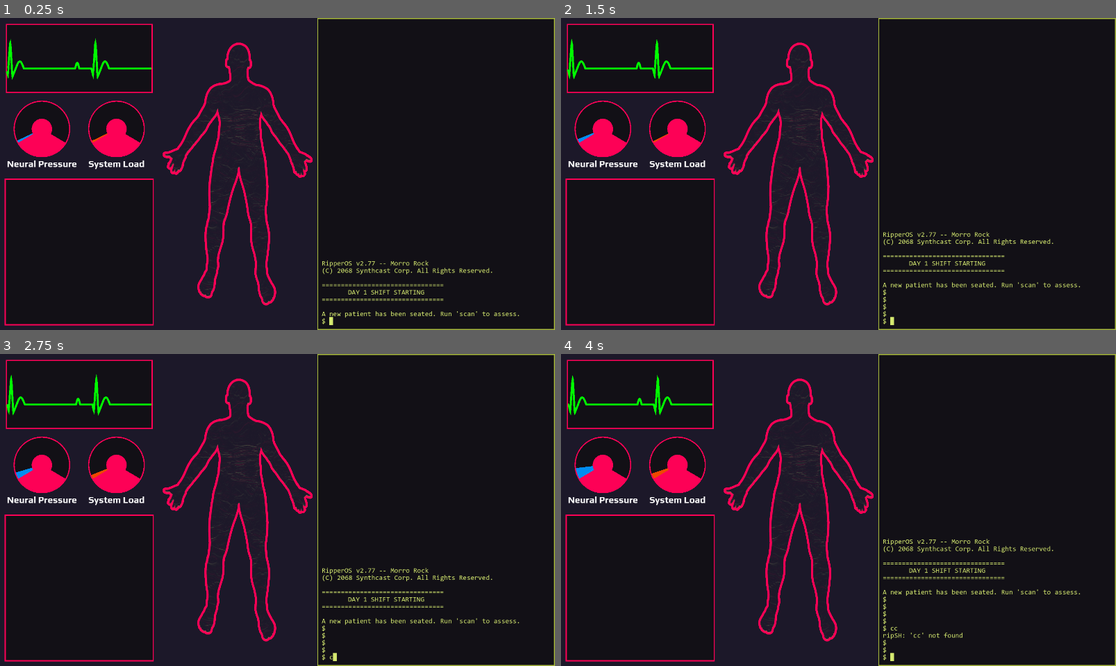
Above: before the commit, frames 1-4 (two rows, left to right).
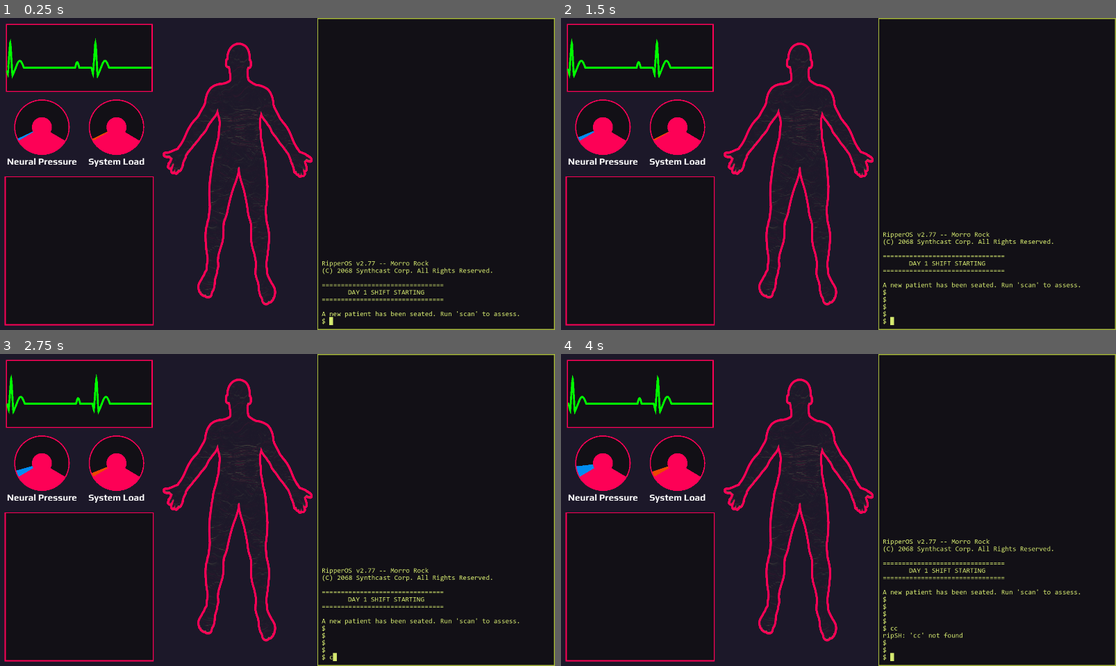
Above: after the commit, the same moments.

Repository: aaronrjackson/ripperdoc
Game: Godot game, scene res://main.tscn
Two runs of this game, one before a commit and one after it. Both use one fixed random seed, a clock stepped at 60 frames per second and the inputs below.
Inputs:
- Up to frame 1 (0.25 s): no input
- Up to frame 2 (1.5 s): tap Enter at 0.5, 0.6 s; hold Right 0.53-1.28 s; tap Keypad Enter at 0.8, 1.35 s; hold Down from 1.28 s (still down)
- Up to frame 3 (2.75 s): tap Backspace at 1.55, 2.1 s; release Down at 2.03 s; hold Right from 2.03 s (still down); tap C at 2.3 s
- Up to frame 4 (4 s): release Right at 2.78 s; hold Up 2.78-3.53 s; tap C at 2.85 s; tap Enter at 3.05, 3.6 s; hold Left from 3.53 s (still down); tap Keypad Enter at 3.8 s

The runs differ from the first frame. In frame 1, 1.5% of the frame differs, in the area x 0-28%, y 6-52%; in frame 2, 1.5%; in frame 3, 1.5%; in frame 4, 1.5%.

Commit message:
progression, shop, currency

Diff:
--- a/game_manager.gd
+++ b/game_manager.gd
@@ -9,6 +9,8 @@
 signal vfib_started
 signal vfib_resolved
 signal day_advanced(new_day: int)
+signal game_over
+signal next_patient_incoming
 
 var roster: CharacterRoster
 var current_character: Character = null
@@ -27,8 +29,11 @@
 var quarantine_limit: int = 3
 
 var system_load: float = 0.0
+var keypress_load_cost: float = 0.001
+var backspace_load_cost: float = 0.005
 var neural_pressure: float = 0.0
 var pressure_rate: float
+var pressure_rate_multiplier: float = 1.0 # modified by pressure_dampener purchases
 var in_vfib: bool = false
 var vfib_mistakes: int = 0
 var vfib_correct_pid: int = -1
@@ -39,6 +44,14 @@
 var current_day: int = 1
 var patients_today: int = 0
 var patients_per_day: int = 5
+
+var currency: int = 0
+var deaths_today: int = 0
+var patients_helped: int = 0
+var patients_killed: int = 0
+var is_between_days: bool = false
+
+var shop_purchases: Dictionary = {}
 
 var nodes: Array = []
 
@@ -109,6 +122,7 @@
 	load_character(_generate_character())
 
 func load_character(character: Character) -> void:
+	is_between_days = false
 	current_character = character
 	installed_drivers.clear()
 	reset_vitals()
@@ -118,10 +132,17 @@
 
 func _on_character_dismissed() -> void:
 	patients_today += 1
+	patients_helped += 1
+
 	if patients_today >= _get_patients_per_day():
 		patients_today = 0
+		deaths_today = 0
+		is_between_days = true
 		current_day += 1
 		day_advanced.emit(current_day)
+	else:
+		next_patient_incoming.emit()
+		next_character()
 
 func _generate_character() -> Character:
 	var c = Character.new()
@@ -178,21 +199,49 @@
 		driver_to_install.append(entry.driver)
 		assigned += 1
 
-func dismiss_character() -> void:
+func dismiss_character(emit: bool = true) -> void:
 	current_character = null
 	installed_drivers.clear()
 	system_load = 0.0
 	neural_pressure = 0.0
 	vitals_changed.emit(0.0, 0.0)
-	character_dismissed.emit()
+	if emit:
+		character_dismissed.emit()
+
+func earn_dismiss_currency(force: bool) -> int:
+	var drivers_done = installed_drivers.size()
+	var earned: int
+	if force:
+		# partial credit: 10¥ per completed driver
+		earned = drivers_done * 10
+	else:
+		# full pay: 100¥ base + 50¥ per driver
+		earned = 100 + drivers_done * 50
+	currency += earned
+	return earned
 
 func _kill_character() -> void:
 	if is_dead:
 		return
 	is_dead = true
-	character_died.emit() # emit BEFORE dismiss so terminal can still read the name
-	dismiss_character()
-	next_character(DEATH_SEQUENCE_DURATION)
+	patients_killed += 1
+	deaths_today += 1
+	currency = max(0, currency - 200)
+	character_died.emit()
+	if deaths_today >= 2:
+		game_over.emit()
+		return
+	dismiss_character(false)
+	patients_today += 1
+	if patients_today >= _get_patients_per_day():
+		patients_today = 0
+		deaths_today = 0
+		is_between_days = true
+		current_day += 1
+		day_advanced.emit(current_day)
+	else:
+		next_patient_incoming.emit()
+		next_character(DEATH_SEQUENCE_DURATION)
 
 func _pick_drivers(ware: Cyberware) -> Array[Driver]:
 	var pool = ware.drivers.duplicate()
@@ -207,6 +256,63 @@
 
 #endregion
 
+#region SHOP
+
+func get_shop_items() -> Array:
+	return [
+		{
+			"id": "load_reducer",
+			"name": "Load Reducer Patch",
+			"desc": "reduces system load by 15% instantly and lowers per-keypress load cost.",
+			"base_price": 150,
+		},
+		{
+			"id": "pressure_dampener",
+			"name": "Pressure Dampener",
+			"desc": "permanently reduces neural pressure buildup rate by 20%.",
+			"base_price": 200,
+		},
+		{
+			"id": "quarantine_expansion",
+			"name": "Quarantine Expansion",
+			"desc": "adds one additional quarantine slot.",
+			"base_price": 175,
+		},
+	]
+
+func get_item_price(item_id: String) -> int:
+	var base = 0
+	for item in get_shop_items():
+		if item.id == item_id:
+			base = item.base_price
+			break
+	var times_bought = shop_purchases.get(item_id, 0)
+	# each repeat purchase costs 50% more
+	return int(base * pow(1.5, times_bought))
+
+func purchase_item(item_id: String) -> bool:
+	var price = get_item_price(item_id)
+	if currency < price:
+		return false
+	currency -= price
+	shop_purchases[item_id] = shop_purchases.get(item_id, 0) + 1
+	_apply_item(item_id)
+	return true
+
+func _apply_item(item_id: String) -> void:
+	match item_id:
+		"load_reducer":
+			system_load = max(0.0, system_load - 0.15)
+			vitals_changed.emit(system_load, neural_pressure)
+			keypress_load_cost = max(0.0, keypress_load_cost * 0.75)
+			backspace_load_cost = max(0.0, backspace_load_cost * 0.75)
+		"pressure_dampener":
+			pressure_rate_multiplier *= 0.80
+			pressure_rate *= 0.80 # apply immediately to current patient too
+		"quarantine_expansion":
+			quarantine_limit += 1
+
+#endregion
 
 #region DRIVERS
 
@@ -220,6 +326,13 @@
 
 func uninstall_driver(driver_name: String) -> void:
 	installed_drivers.erase(driver_name)
+	reset_minigame_state()
+
+func reset_minigame_state() -> void:
+	amp_lock = false
+	speed_lock = false
+	bad_wave_amp = 0
+	bad_wave_speed = 0
 
 func all_drivers_installed() -> bool:
 	if current_character == null:
@@ -333,7 +446,7 @@
 	is_dead = false
 	system_load = 0.0
 	neural_pressure = 0.0
-	pressure_rate = randf_range(0.005, 0.025) # randomize pressure rate per character
+	pressure_rate = randf_range(0.005, 0.025) * pressure_rate_multiplier # randomize pressure rate per character
 	_schedule_pressure_spike()
 
 	# reset vfib
--- a/main.tscn
+++ b/main.tscn
@@ -40,6 +40,7 @@
 [node name="Minigame" parent="Panel/HBoxContainer/VBoxContainer" unique_id=131380338 instance=ExtResource("1_1bvp3")]
 layout_mode = 2
 size_flags_vertical = 3
+size_flags_stretch_ratio = 1.03
 
 [node name="Patient" parent="Panel/HBoxContainer" unique_id=196831882 instance=ExtResource("2_lquwl")]
 layout_mode = 2
--- a/terminal.gd
+++ b/terminal.gd
@@ -28,15 +28,20 @@
 	GameManager.vfib_started.connect(_on_vfib_started)
 	GameManager.vfib_resolved.connect(_on_vfib_resolved)
 	GameManager.day_advanced.connect(_on_day_advanced)
-
+	GameManager.game_over.connect(_on_game_over)
+	GameManager.next_patient_incoming.connect(_on_next_patient_incoming)
+
+	_print_boot()
+	await get_tree().process_frame
+	await get_tree().process_frame
+	_redraw()
+
+func _print_boot() -> void:
 	output.append("RipperOS v2.77 -- Morro Rock")
 	output.append("(C) 2068 Synthcast Corp. All Rights Reserved.")
 	output.append("")
 	_print_day_header(GameManager.current_day)
 	output.append("")
-	await get_tree().process_frame
-	await get_tree().process_frame
-	_redraw()
 
 func _on_character_loaded(character: Character) -> void:
 	print("new character " + character.character_name + " detected!")
@@ -81,9 +86,30 @@
 	output.append("================================")
 
 func _on_day_advanced(new_day: int) -> void:
+	output.append("No more patients for today.")
+	output.append("Type 'shop' to browse upgrades or 'clockin' to start the next shift.")
+	_redraw()
+
+func _on_game_over() -> void:
+	var afib = get_tree().root.get_node_or_null("main/Vitals/AfibPlayer")
+	if afib:
+		afib.stop()
+	input_locked = true
 	output.append("")
-	_print_day_header(new_day)
+	output.append("================================")
+	output.append("           GAME OVER")
+	output.append("================================")
 	output.append("")
+	output.append("day reached:       " + str(GameManager.current_day))
+	output.append("patients helped:   " + str(GameManager.patients_helped))
+	output.append("patients lost:     " + str(GameManager.patients_killed))
+	output.append("final balance:     " + str(GameManager.currency) + "$")
+	output.append("")
+	output.append("System shutting down...")
+	_redraw()
+
+func _on_next_patient_incoming() -> void:
+	output.append("Next patient incoming...")
 	_redraw()
 
 
@@ -168,7 +194,7 @@
 		return
 
 	if event.keycode != KEY_ENTER and event.keycode != KEY_KP_ENTER:
-		GameManager.add_load(0.001) # per keypress
+			GameManager.add_load(GameManager.keypress_load_cost)
 
 	# slow virus: ignore inputs while throttled
 	if GameManager.has_virus(Virus.Type.SLOW) and not slow_ready:
@@ -192,7 +218,7 @@
 				current_input = current_input.left(cursor_pos - 1) + current_input.substr(cursor_pos)
 				cursor_pos -= 1
 				_redraw()
-			GameManager.add_load(0.005)
+			GameManager.add_load(GameManager.backspace_load_cost)
 		KEY_UP:
 			_navigate_history(1)
 		KEY_DOWN:
@@ -306,6 +332,8 @@
 			output.append("- allocate [percentage]")
 			output.append("- diagnose [cardiac]")
 			output.append("- kill [pid]")
+			output.append("- shop [item_id]")
+			output.append("- clockin")
 			output.append("- exit")
 
 		"echo":
@@ -350,18 +378,22 @@
 
 		"dismiss":
 			if GameManager.current_character == null:
-				output.append("no patient in chair.")
+				output.append("No patient in chair.")
 				return
 			var force = not args.is_empty() and args[0] == "--force"
 			if not GameManager.all_drivers_installed():
 				if not force:
-					output.append("patient still has missing drivers. run 'scan' to check.")
-					output.append("otherwise, run with --force to forcibly remove patient (NOT RECOMMENDED)")
+					output.append("Patient still has missing drivers! Run 'scan' to check.")
+					output.append("Otherwise, run with '--force' to forcibly remove patient (NOT RECOMMENDED).")
 					return
-			output.append("patient successfully discharged.")
-			output.append("")
+			var earned = GameManager.earn_dismiss_currency(force)
+			if earned > 0:
+				output.append("Patient discharged. +" + str(earned) + "$")
+				output.append("")
+			else:
+				output.append("Patient forcibly discharged. No payment received.")
+				output.append("")
 			GameManager.dismiss_character()
-			GameManager.next_character()
 
 		"virus":
 			if args.is_empty():
@@ -392,7 +424,7 @@
 			output.append("conflicting processes:")
 			for p in GameManager.vfib_processes:
 				output.append("  PID %d  %-30s [%s]" % [p["pid"], p["name"], p["desc"]])
-			output.append("run 'kill [pid]' to terminate the offending process.")
+			output.append("Run 'kill [pid]' to terminate the offending process.")
 
 		"kill":
 			if args.is_empty():
@@ -412,6 +444,33 @@
 				if GameManager.is_dead:
 					return
 				output.append("WARNING: wrong process. cardiac stability worsening.")
+
+		"shop":
+			if not GameManager.is_between_days:
+				output.append("shop: only accessible between days.")
+				return
+			if args.is_empty():
+				_cmd_shop_list()
+			elif args[0] == "buy":
+				if args.size() < 2:
+					output.append("usage: shop buy [item_id]")
+					return
+				_cmd_shop_buy(args[1])
+			else:
+				output.append("usage: shop | shop buy [item_id]")
+
+		"clockin":
+			if not GameManager.is_between_days:
+				output.append("clockin: no shift change pending.")
+				return
+			GameManager.is_between_days = false
+			output.clear()
+			_print_boot()
+			output.append("clocking in. next patient incoming...")
+			output.append("")
+			_redraw()
+			GameManager.next_character()
+
 		"exit", "quit":
 			if not args.is_empty():
 				output.append("usage: exit")
@@ -441,6 +500,7 @@
 			if driver.minigame_scene == null:
 				GameManager.install_driver(driver.driver_name)
 				output.append(target + ": installed successfully.")
+				output.append("")
 				_fade_bodypart(bodypart)
 				_redraw()
 				return
@@ -448,6 +508,7 @@
 			# launch minigame
 			var minigame_panel = get_tree().root.get_node("main/Panel/HBoxContainer/VBoxContainer/Minigame/Panel/MarginContainer/Panel/MarginContainer/GamePanel")
 			var minigame: Node = driver.minigame_scene.instantiate()
+			GameManager.reset_minigame_state()
 			minigame_panel.add_child(minigame)
 			current_minigame = minigame
 
@@ -492,6 +553,7 @@
 
 			if GameManager.installed_drivers.has(current_minigame_driver):
 				output.append(target + ": installed successfully.")
+				output.append("")
 			else:
 				output.append("^C")
 				output.append("install aborted.")
@@ -546,4 +608,28 @@
 		_:
 			output.append("virus: unknown subcommand '" + args[0] + "'")
 
+func _cmd_shop_list() -> void:
+	output.append("NIGHT MARKET -- balance: " + str(GameManager.currency) + "$")
+	output.append("")
+	for item in GameManager.get_shop_items():
+		var price = GameManager.get_item_price(item.id)
+		var times = GameManager.shop_purchases.get(item.id, 0)
+		var bought_str = " (x" + str(times) + " owned)" if times > 0 else ""
+		output.append(item.name + bought_str + "  --  " + str(price) + "$")
+		output.append("  id: " + item.id)
+		output.append("  " + item.desc)
+		output.append("")
+	output.append("use 'shop buy [item_id]' to purchase.")
+
+func _cmd_shop_buy(item_id: String) -> void:
+	var valid = GameManager.get_shop_items().any(func(i): return i.id == item_id)
+	if not valid:
+		output.append("shop: unknown item '" + item_id + "'")
+		return
+	var price = GameManager.get_item_price(item_id)
+	if not GameManager.purchase_item(item_id):
+		output.append("insufficient funds. need " + str(price) + "$, have " + str(GameManager.currency) + "$")
+		return
+	output.append("purchased! balance: " + str(GameManager.currency) + "$")
+
 #endregion
